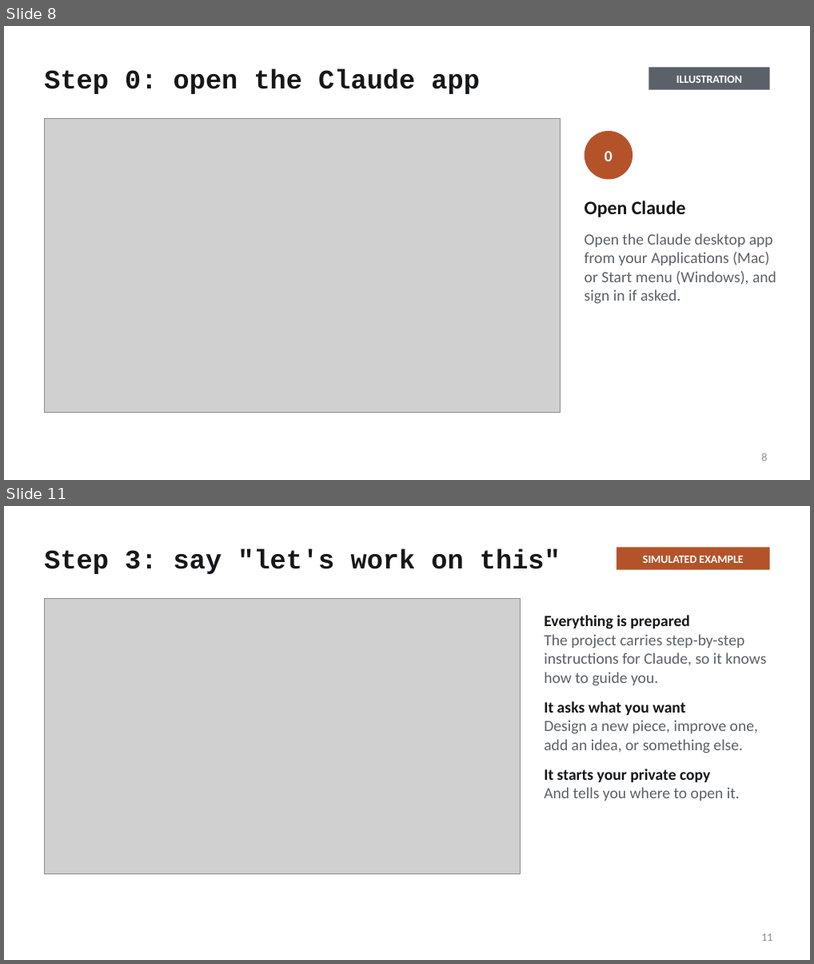
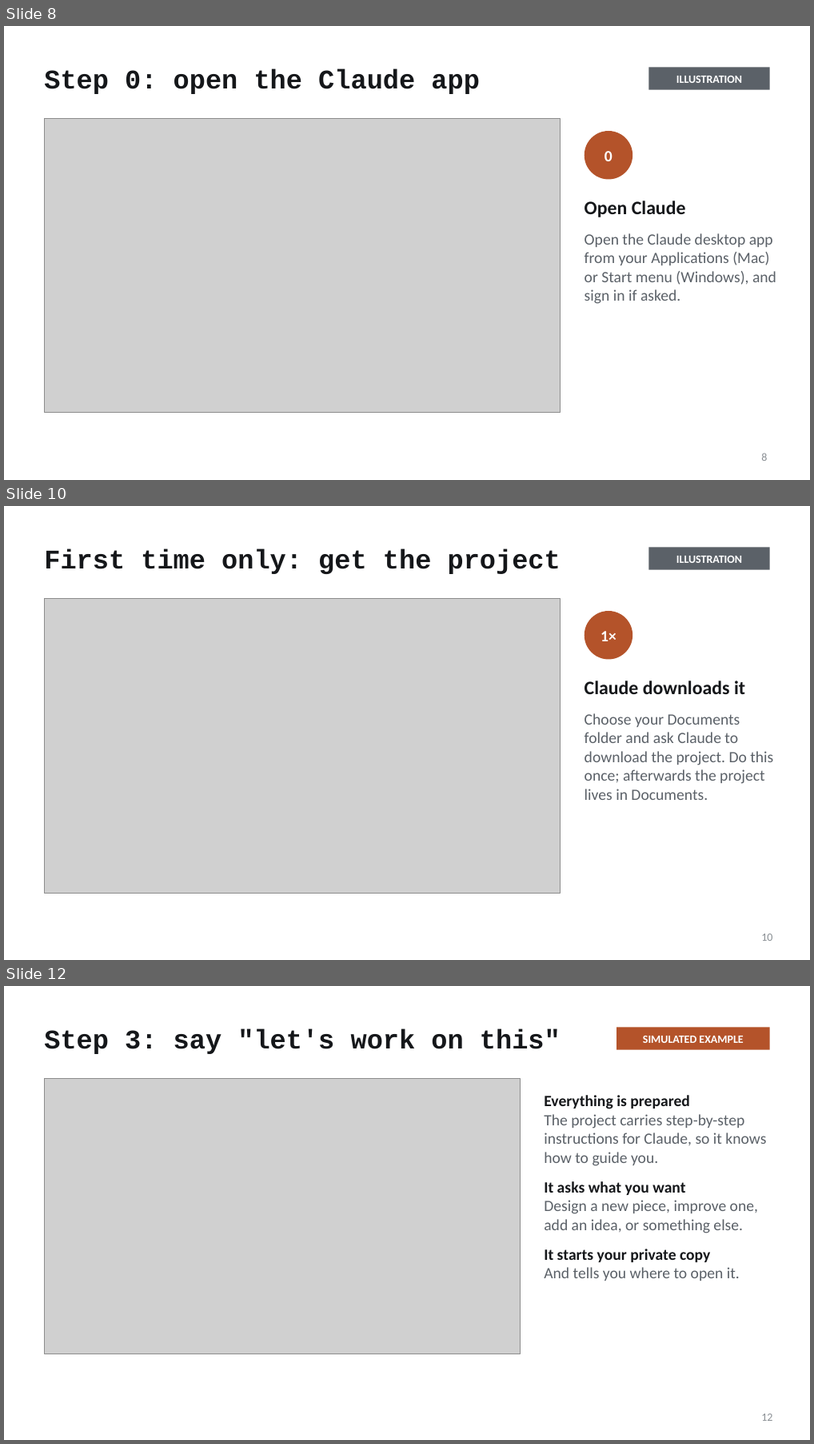
Before and after one commit to mfprado/acrylic-furniture, a slide deck: docs/contributing-guide.pptx. Shown one above the other, each under a label of ours: slides 8 and 11 before the commit, slides 8, 10 and 12 after it; the slides between them are not shown. The pictures are 814x964 and 814x1444 pixels, drawn with LibreOffice and Linux fonts; fonts in the diff are those of the drawing; grey boxes stand for pictures. Boxes give left, top, right and bottom in pixels: in the first picture for what was removed or moved away, otherwise in the second. Text is boxed around its words. In the diff, an @@ line names an element or a change of style, - is before the commit and + after.

```diff
--- a/docs/contributing-guide.pptx
+++ b/docs/contributing-guide.pptx
@@ slide 10 added at [4,506,810,960], background #FFFFFF @@
@@ title added at [44,549,561,574], 24 pt, text #15171A, bold @@
+First time only: get the project
@@ rectangle added at [649,547,770,570], fill #5B6168, 10 pt, text #FFFFFF, bold @@
+ILLUSTRATION
@@ picture added at [44,599,561,892] @@
@@ ellipse added at [585,611,633,660], fill #B4532A, 14 pt, text #FFFFFF, bold @@
+1×
@@ text added at [585,680,774,800], 14 pt, text #5B6168 @@
+Claude downloads it
+Choose your Documents folder and ask Claude to download the project. Do this once; afterwards the project lives in Documents.
@@ page number added at [762,933,773,940], 10 pt, text #8A8F94 @@
+10
@@ what was slide 11 is now slide 12 @@
@@ page number at [762,1413,773,1420]: text changed @@
-11
+12
```
Also in this commit, not shown: 5 slides changed, 7 other files.
